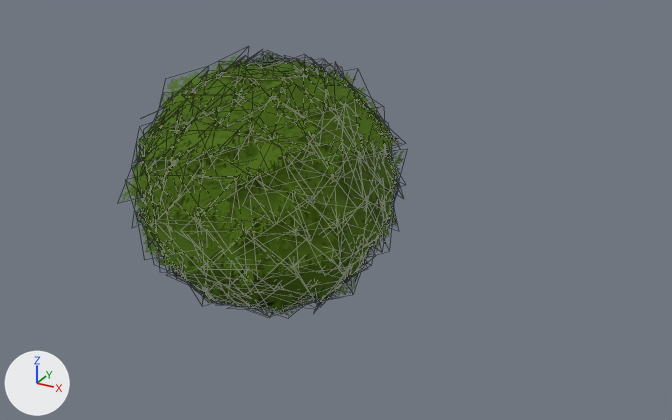
Before and after pictures for a commit that changed the glTF model small_stylised_bush.glb.
The view is the same before and after, from a 50 mm camera at (22.1, -32.1, 20.1) aimed at (4.8, -0.6, 4.3). Arrows for +X, +Y and +Z are at lower left; the lights stay in place. Mesh edges are drawn as thin lines. Where no turn or scale is listed for an object, it has been applied to the vertices. Vertices at the same position are counted once.

Objects in the first picture: 'BushSmall_phong10_0', 'BushSmall_phong9_0'.
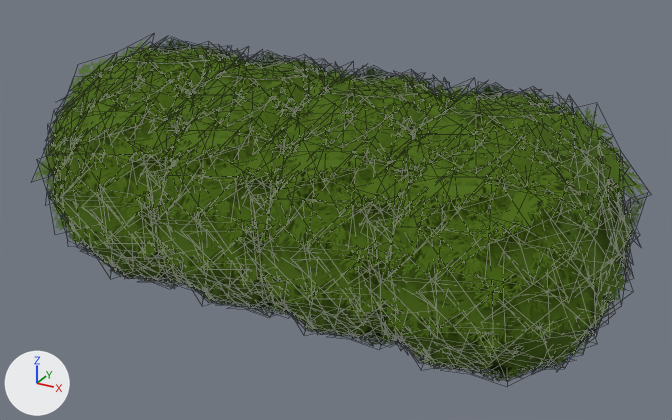
The newer file is also turned or shifted as a whole; pictures and numbers use the older file's frame.

Boxes [x1, y1, x2, y2] around the edits, measured in the pictures (672 x 420 px):
'BushSmall_phong9_0.003', added (green)
    after: [359, 84, 648, 382]
    faces in mat_phong9_003: [359, 84, 648, 382]
    faces in mat_phong10_002 (dark green #4c6900): [405, 114, 613, 354]
'BushSmall_phong9_0.002', added
    after: [243, 67, 462, 346]
'BushSmall_phong9_0.001', added
    after: [33, 38, 255, 289]
'BushSmall_phong10_0', mesh moved
    before: [184, 77, 361, 290]
    after: [80, 63, 171, 262]
'BushSmall_phong10_0.001', added
    after: [286, 88, 394, 314]

Diff of the bpy script that builds the scene:
```diff
--- a/small_stylised_bush.glb.py
+++ b/small_stylised_bush.glb.py
@@ mat_phong10_002 @@
+mat_phong10_002 = principled_material('phong10.002')
+mat_phong10_002.base_color = (0.0726, 0.141, 0.0)  # dark green #4c6900
+mat_phong10_002.roughness = 1.0
@@ mat_phong9_003 @@
+mat_phong9_003 = bpy.data.materials.new('phong9.003')
+# uses the picture img_image_0
@@ mat_phong9_002 @@
+mat_phong9_002 = bpy.data.materials.new('phong9.002')
+# uses the picture img_image_0
@@ mat_phong10_003 @@
+mat_phong10_003 = principled_material('phong10.003')
+mat_phong10_003.base_color = (0.0726, 0.141, 0.0)  # dark green #4c6900
+mat_phong10_003.roughness = 1.0
@@ mat_phong9_001 @@
+mat_phong9_001 = bpy.data.materials.new('phong9.001')
+# uses the picture img_image_0
@@ me_bushsmall_phong10_0 @@
 me_bushsmall_phong10_0.from_pydata(...)  # 98 vertices, 192 faces; spans x -4.76..4.9, y -4.88..4.78, z -4.92..4.74
 # used by ob_bushsmall_phong10_0; location = (1.46, -0.75, 5.04)
+# me_bushsmall_phong10_0 part 1: the whole mesh is moved by (-4.96, 0.0, 0.0)
 me_bushsmall_phong10_0.materials.append(mat_phong10)
@@ me_bushsmall_phong9_0_003 @@
+me_bushsmall_phong9_0_003.from_pydata(...)  # 935 vertices, 976 faces; spans x -5.87..5.86, y -5.92..5.93, z -5.72..5.73
+# faces by material slot: [784, 192]
+me_bushsmall_phong9_0_003.materials.append(mat_phong9_003)
+me_bushsmall_phong9_0_003.materials.append(mat_phong10_002)  # dark green #4c6900
@@ me_bushsmall_phong9_0_002 @@
+me_bushsmall_phong9_0_002.from_pydata(...)  # 882 vertices, 784 faces; spans x -5.87..5.86, y -5.92..5.93, z -5.72..5.73
+me_bushsmall_phong9_0_002.materials.append(mat_phong9_002)
@@ me_bushsmall_phong10_0_002 @@
+me_bushsmall_phong10_0_002.from_pydata(...)  # 98 vertices, 192 faces; spans x -4.76..4.9, y -4.88..4.78, z -4.92..4.74
+me_bushsmall_phong10_0_002.materials.append(mat_phong10_003)  # dark green #4c6900
@@ me_bushsmall_phong9_0_001 @@
+me_bushsmall_phong9_0_001.from_pydata(...)  # 882 vertices, 784 faces; spans x -5.87..5.86, y -5.92..5.93, z -5.72..5.73
+me_bushsmall_phong9_0_001.materials.append(mat_phong9_001)
@@ ob_bushsmall_phong9_0_003 @@
+ob_bushsmall_phong9_0_003 = bpy.data.objects.new('BushSmall_phong9_0.003', me_bushsmall_phong9_0_003)
+ob_bushsmall_phong9_0_003.location = (11.4, -0.75, 5.04)
@@ ob_bushsmall_phong9_0_002 @@
+ob_bushsmall_phong9_0_002 = bpy.data.objects.new('BushSmall_phong9_0.002', me_bushsmall_phong9_0_002)
+ob_bushsmall_phong9_0_002.location = (6.38, -0.75, 5.04)
@@ ob_bushsmall_phong10_0_001 @@
+ob_bushsmall_phong10_0_001 = bpy.data.objects.new('BushSmall_phong10_0.001', me_bushsmall_phong10_0_002)
+ob_bushsmall_phong10_0_001.location = (6.38, -0.75, 5.04)
@@ ob_bushsmall_phong9_0_001 @@
+ob_bushsmall_phong9_0_001 = bpy.data.objects.new('BushSmall_phong9_0.001', me_bushsmall_phong9_0_001)
+ob_bushsmall_phong9_0_001.location = (-3.51, -0.75, 5.04)
```
